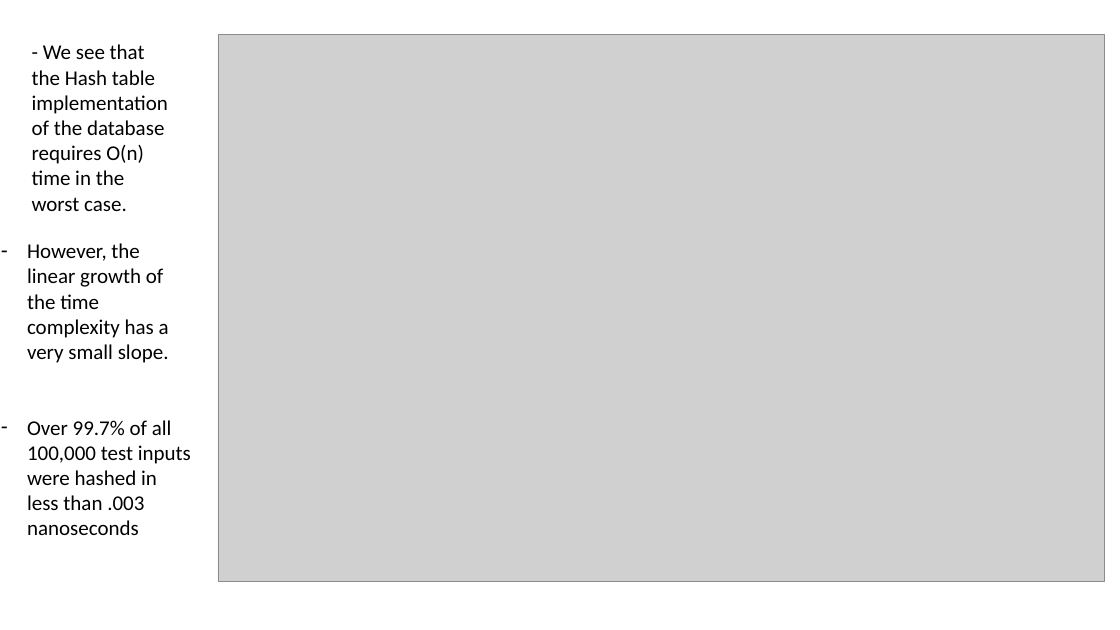
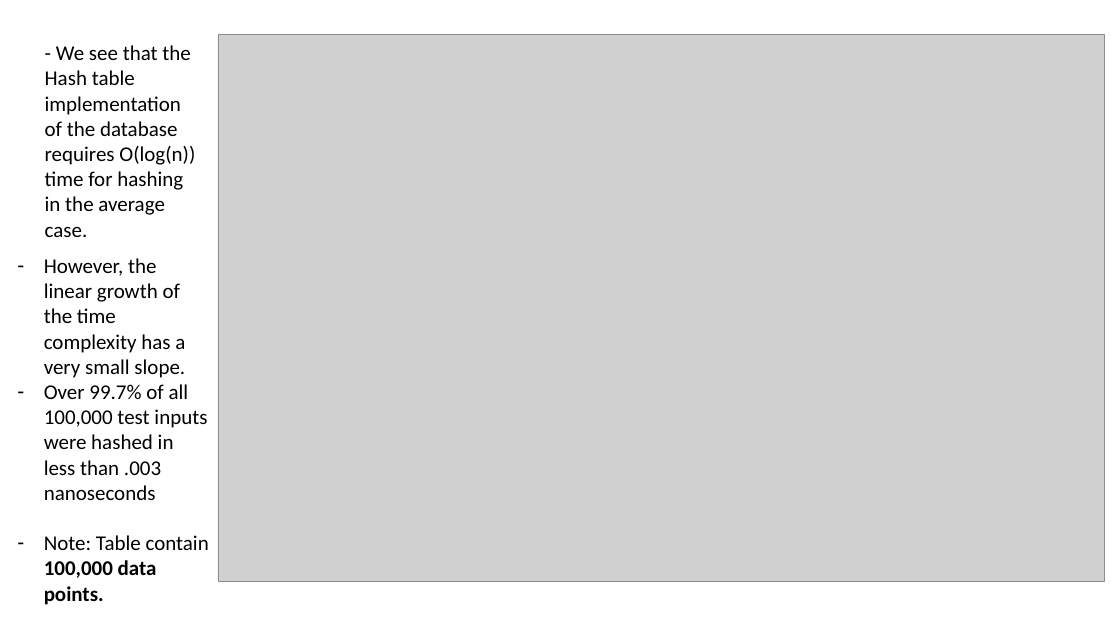
Before and after one commit to jpvail/PasswordVault, a slide deck: slide 4 of PreformanceAnalysis.pptx. Drawn at 1120x630 pixels with LibreOffice and Linux fonts; fonts in the diff are those of the drawing; grey boxes stand for pictures. Boxes give left, top, right and bottom in pixels: in the first picture for what was removed or moved away, otherwise in the second. Text is boxed around its words. In the diff, an @@ line names an element or a change of style, - is before the commit and + after.

```diff
--- a/PreformanceAnalysis.pptx
+++ b/PreformanceAnalysis.pptx
@@ text at [45,45,195,237]: text changed @@
-- We see that the Hash table implementation of the database requires O(n) time in the worst case.
+- We see that the Hash table implementation of the database requires O(log(n)) time for hashing in the average case.
@@ text "However, the linear growth of ...": place and size @@
-text "However, the linear growth of ..." at [27,243,191,535]
+text "However, the linear growth of ..." at [44,258,209,605]
@@ text at [44,535,209,605]: paragraph added @@
+– Note: Table contain 100,000 data points.
```
Also in this commit, not shown: 1 other slide changed.
